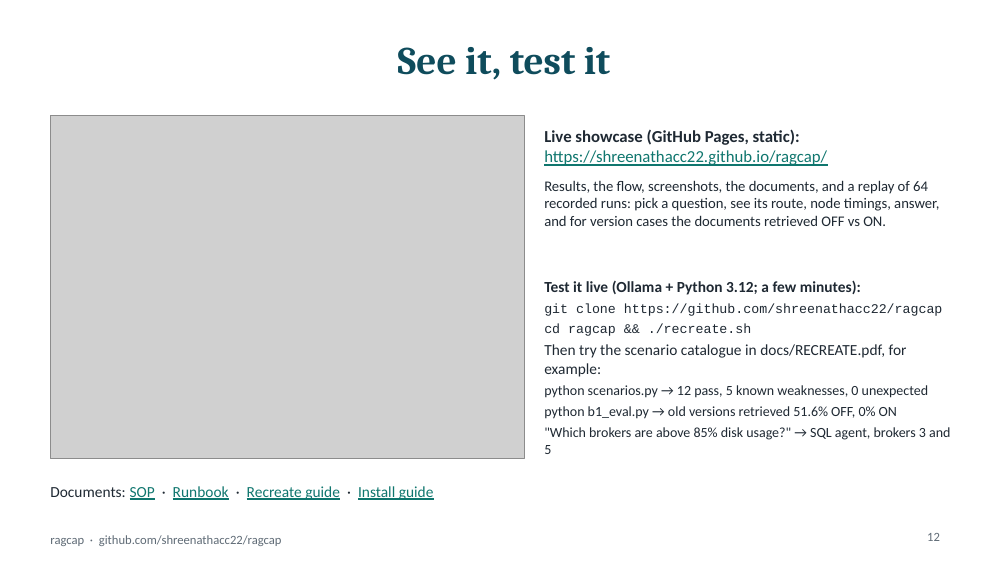
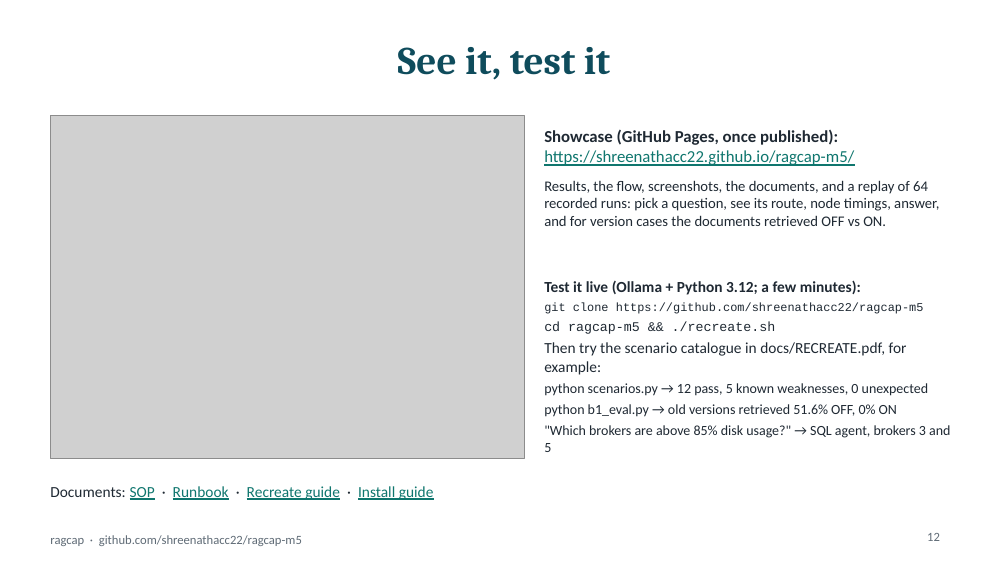
Before and after one commit to shreenathacc22/ragcap-m5, a slide deck: slide 12 of docs/ragcap_deck.pptx. Drawn at 1008x567 pixels with LibreOffice and Linux fonts; fonts in the diff are those of the drawing; grey boxes stand for pictures. Boxes give left, top, right and bottom in pixels: in the first picture for what was removed or moved away, otherwise in the second. Text is boxed around its words. In the diff, an @@ line names an element or a change of style, - is before the commit and + after.

```diff
--- a/docs/ragcap_deck.pptx
+++ b/docs/ragcap_deck.pptx
@@ text at (x1=544, y1=130, x2=854, y2=166): text changed @@
-Live showcase (GitHub Pages, static): https://shreenathacc22.github.io/ragcap/
+Showcase (GitHub Pages, once published): https://shreenathacc22.github.io/ragcap-m5/
@@ text at (x1=544, y1=303, x2=924, y2=334): text changed; size 9.5 to 8.5 pt @@
-git clone https://github.com/shreenathacc22/ragcap
-cd ragcap && ./recreate.sh
+git clone https://github.com/shreenathacc22/ragcap-m5
+cd ragcap-m5 && ./recreate.sh
@@ text at (x1=50, y1=535, x2=302, y2=546): text changed @@
-ragcap · github.com/shreenathacc22/ragcap
+ragcap · github.com/shreenathacc22/ragcap-m5
```
Also in this commit, not shown: 14 other slides changed, 18 other files.
